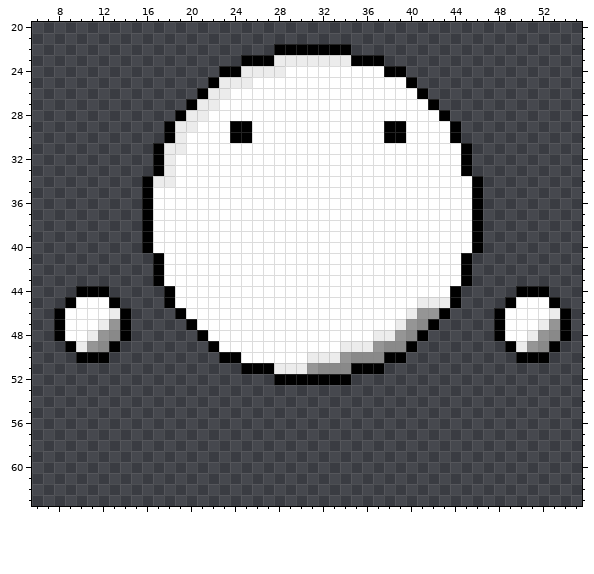
Two versions of one pixel-art sprite, sprites/spr_player_idle/layers/ff71959d-b053-4139-a8c8-f5de96e48b7e/67820bbd-8f20-430f-afdc-dee0cbd8603d.png. Above, as it was before the edit.
The file is 64x64 pixels. Shown: x 6..55, y 20..63. The old version is drawn lined up with the new one.
After the commit:
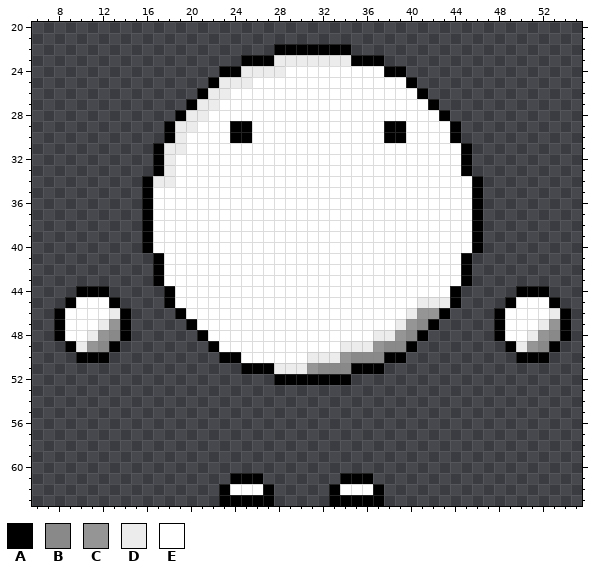
Palette (. is transparent): A #000000  B #898989  C #959595  D #ececec  E #ffffff
The edit:
drawings rearranged on the sheet (the old picture shows each at its new place)
@@ x 21..39 @@
 60 ...................
-61 ...................
-62 ...................
-63 ...................
+61 ...AAA.......AAA...
+62 ..AEEEA.....AEEEA..
+63 ..AAAAA.....AAAAA..
